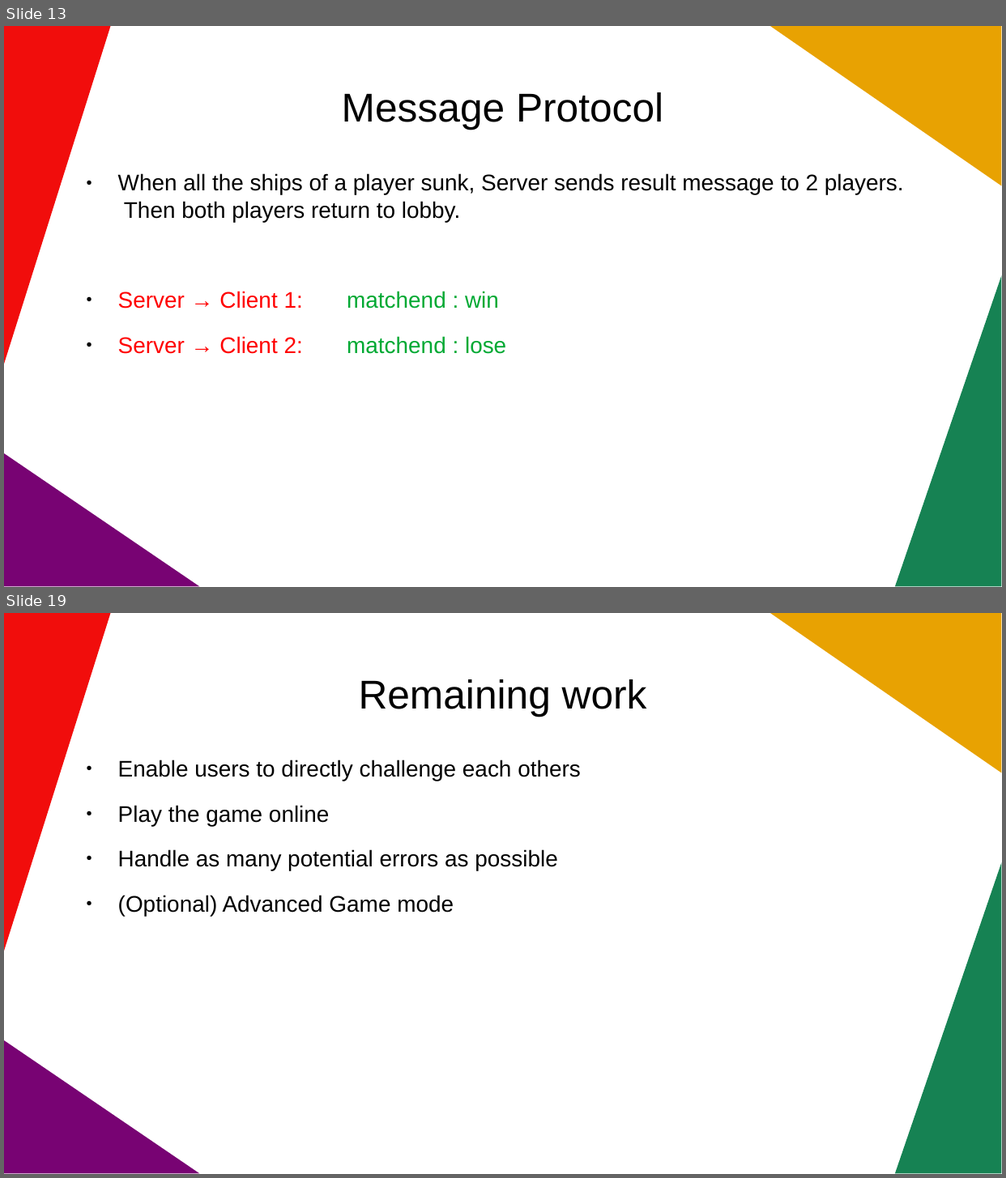
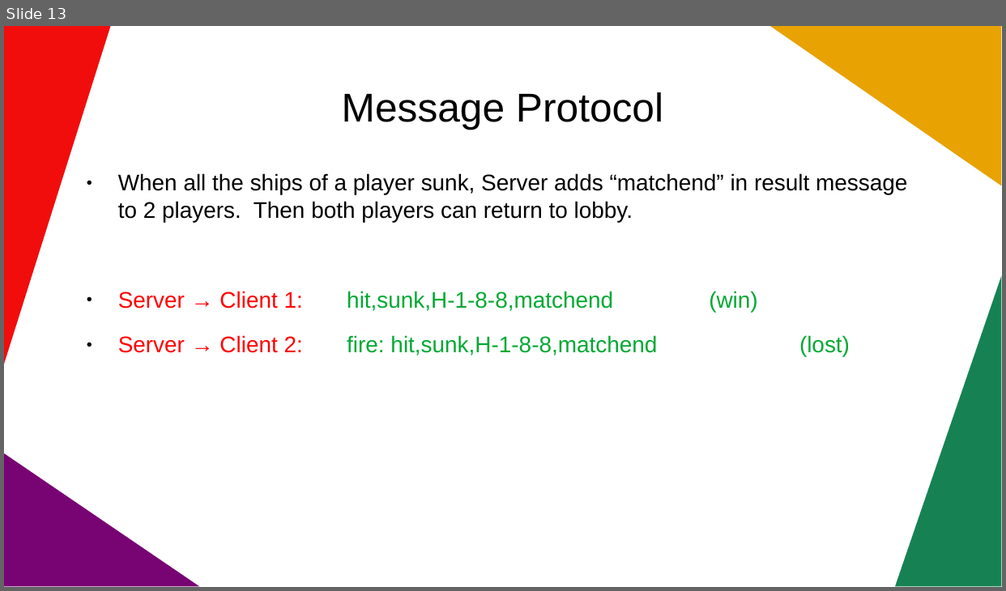
Before and after one commit to sonbeohaudau/battleship_online, a slide deck: Slide/finalSlide.pptx. Shown one above the other, each under a label of ours: slides 13 and 19 before the commit, slide 13 after it; the slides between them are not shown. The pictures are 1006x1178 and 1006x591 pixels, drawn with LibreOffice and Linux fonts; fonts in the diff are those of the drawing. Boxes give left, top, right and bottom in pixels: in the first picture for what was removed or moved away, otherwise in the second. Text is boxed around its words. In the diff, an @@ line names an element or a change of style, - is before the commit and + after.

```diff
--- a/Slide/finalSlide.pptx
+++ b/Slide/finalSlide.pptx
@@ slide 19 removed at <box>4,613,1002,1174</box>, background #FFFFFF; not listed: 4 template elements that a slide beside it also shows @@
@@ text removed at <box>359,679,647,717</box> @@
-Remaining work
@@ text removed at <box>118,760,581,916</box> @@
-● Enable users to directly challenge each others
-● Play the game online
-● Handle as many potential errors as possible
-● (Optional) Advanced Game mode
@@ slide 13 changed as well @@
@@ text at <box>118,173,907,357</box>: text changed @@
-● When all the ships of a player sunk, Server sends result message to 2 players. Then both players return to lobby.
-● Server → Client 1: matchend : win
-● Server → Client 2: matchend : lose
+● When all the ships of a player sunk, Server adds “matchend” in result message to 2 players. Then both players can return to lobby.
+● Server → Client 1: hit,sunk,H-1-8-8,matchend (win)
+● Server → Client 2: fire: hit,sunk,H-1-8-8,matchend (lost)
```
Also in this commit, not shown: 3 other slides changed, 1 slide added, 5 other slides removed, 3 other files.
